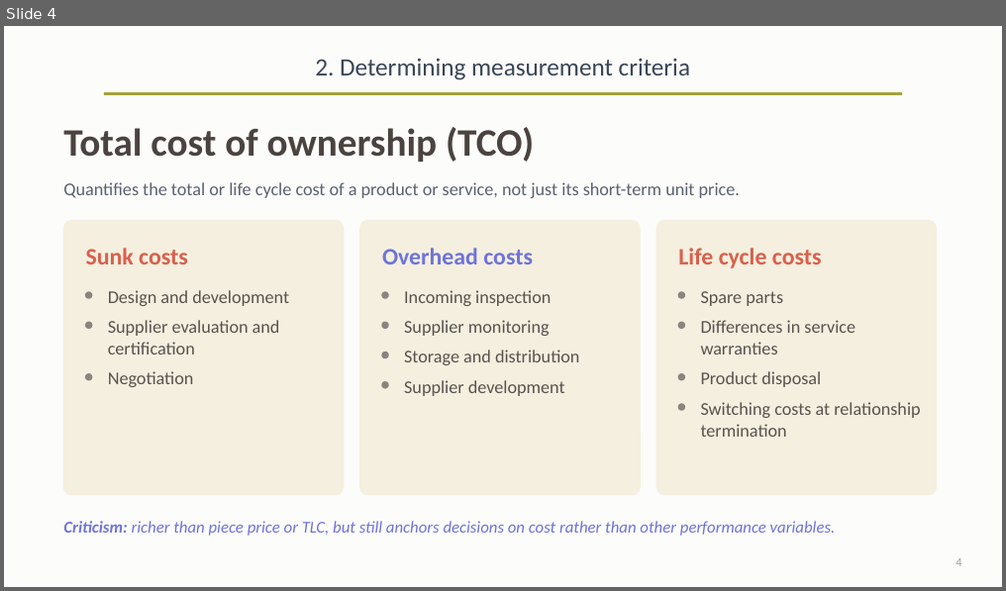
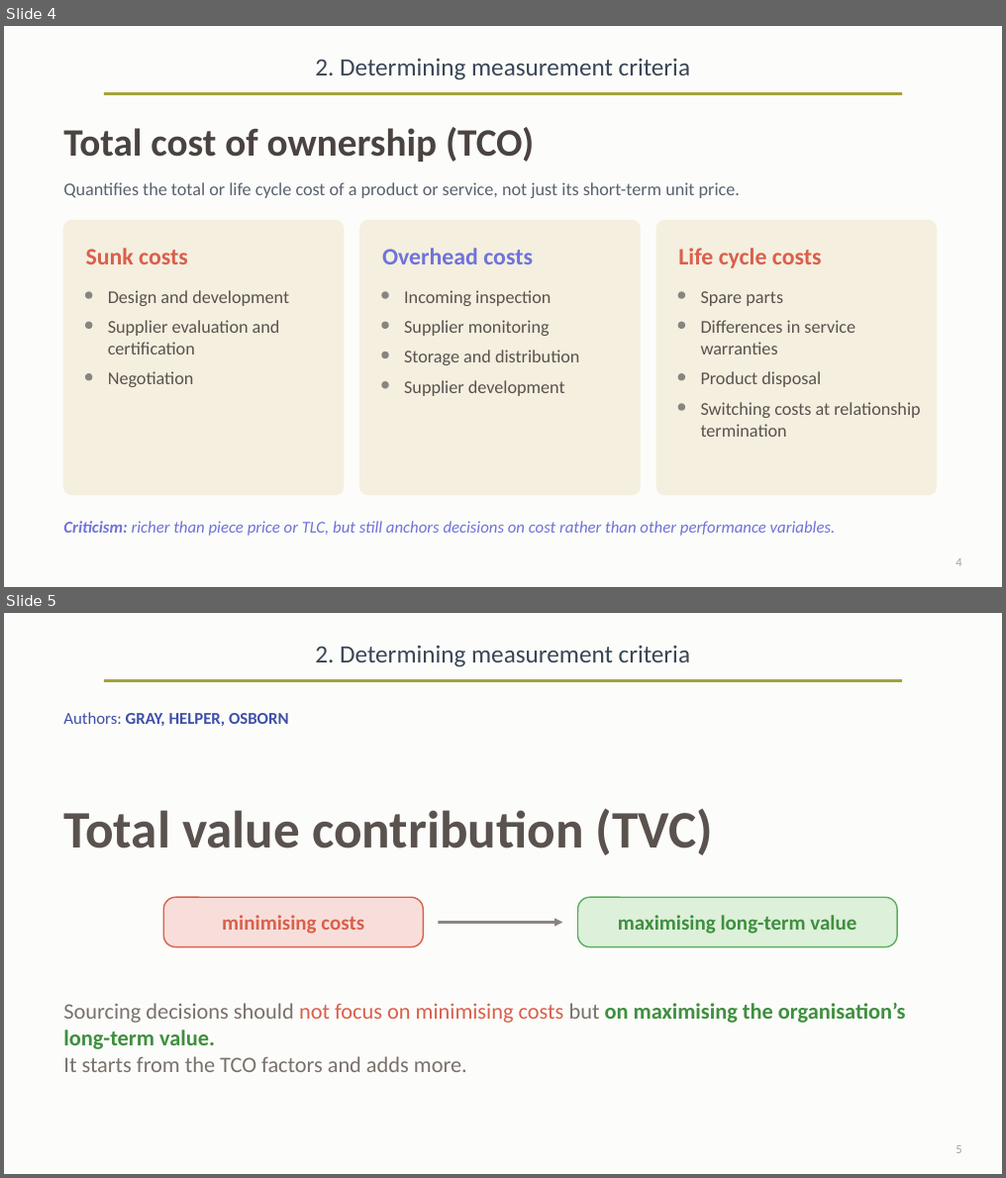
Before and after one commit to OfficialMatteoPiras/ManagementEngineering, a slide deck: SmartOperationsAndSupplyChain Management/pdf/Supplier Measurement Criteria-claude.pptx. Shown one above the other, each under a label of ours: slide 4 before the commit, slides 4 and 5 after it. The pictures are 1006x591 and 1006x1178 pixels, drawn with LibreOffice and Linux fonts; fonts in the diff are those of the drawing. Boxes give left, top, right and bottom in pixels: in the first picture for what was removed or moved away, otherwise in the second. Text is boxed around its words. In the diff, an @@ line names an element or a change of style, - is before the commit and + after.

```diff
--- a/SmartOperationsAndSupplyChain Management/pdf/Supplier Measurement Criteria-claude.pptx
+++ b/SmartOperationsAndSupplyChain Management/pdf/Supplier Measurement Criteria-claude.pptx
@@ slide 5 added at [4,613,1002,1174], background #FCFCFA; not listed: 2 template elements that a slide beside it also shows @@
@@ text added at [63,712,289,726], 12 pt, text #3E4FA8, bold @@
+Authors: GRAY, HELPER, OSBORN
@@ text added at [63,808,713,856], 38 pt, text #5A524E, bold @@
+Total value contribution (TVC)
@@ rounded rectangle added at [163,897,423,948], fill #F8DEDA, outline #D9604C 1 pt, 15 pt, text #D9604C, bold @@
+minimising costs
@@ rounded rectangle added at [578,897,897,948], fill #DDF0DA, outline #5BAE5B 1 pt, 15 pt, text #3F8F3F, bold @@
+maximising long-term value
@@ arrow added from (438, 922) to (562, 922), #8A8480 2 pt @@
@@ text added at [63,1003,906,1072], 16 pt, text #7A716C @@
+Sourcing decisions should not focus on minimising costs but on maximising the organisation’s long-term value.
+It starts from the TCO factors and adds more.
@@ page number added at [955,1146,961,1154], 9 pt, text #A9A29C @@
+5
```
Also in this commit, not shown: 1 slide changed, 2 other slides added, 1 other file.
